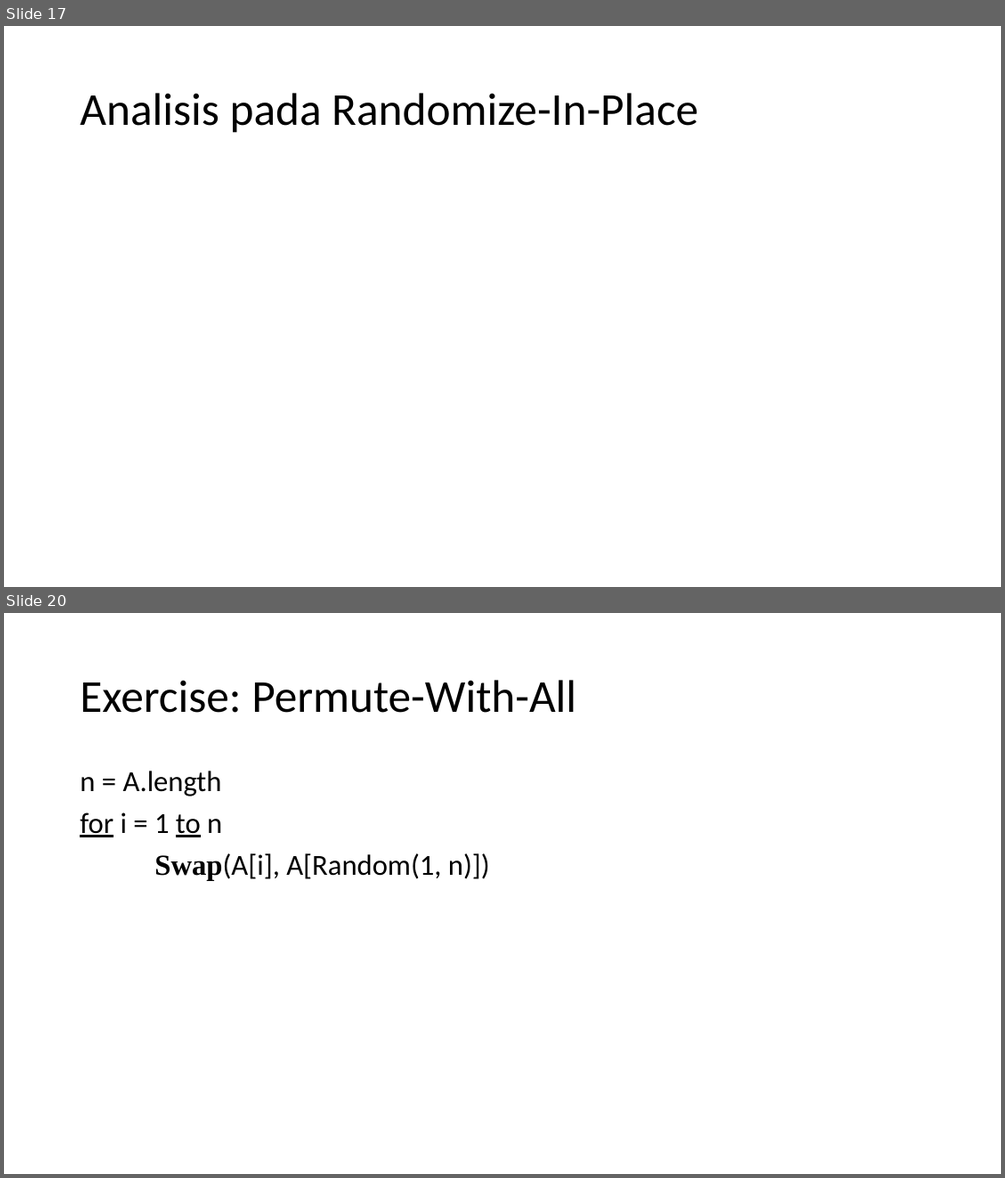
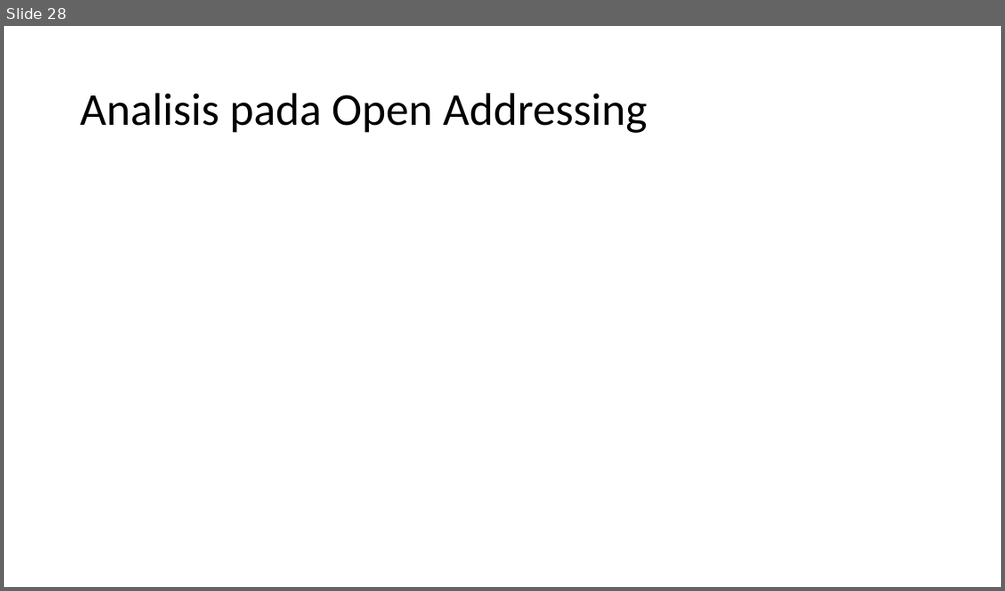
Before and after one commit to anwari32/books, a slide deck: Computer Science & Informatics/IF5020 Algoritma dan Pemrograman/23520050 Muhammad Anwari Leksono.pptx. Shown one above the other, each under a label of ours: slides 17 and 20 before the commit, slide 28 after it; the slides between them are not shown. The pictures are 1005x1178 and 1005x591 pixels, drawn with LibreOffice and Linux fonts; fonts in the diff are those of the drawing; grey boxes stand for pictures. Boxes give left, top, right and bottom in pixels: in the first picture for what was removed or moved away, otherwise in the second. Text is boxed around its words. In the diff, an @@ line names an element or a change of style, - is before the commit and + after.

```diff
--- a/Computer Science & Informatics/IF5020 Algoritma dan Pemrograman/23520050 Muhammad Anwari Leksono.pptx
+++ b/Computer Science & Informatics/IF5020 Algoritma dan Pemrograman/23520050 Muhammad Anwari Leksono.pptx
@@ slide 20 removed at (x1=4, y1=613, x2=1001, y2=1174), background #FFFFFF @@
@@ title removed at (x1=80, y1=680, x2=576, y2=713) @@
-Exercise: Permute-With-All
@@ text removed at (x1=80, y1=771, x2=490, y2=880) @@
-n = A.length
-for i = 1 to n
-Swap(A[i], A[Random(1, n)])
@@ what was slide 17 is now slide 28 @@
@@ slide 28 changed as well @@
@@ title at (x1=80, y1=93, x2=647, y2=133): text changed @@
-Analisis pada Randomize-In-Place
+Analisis pada Open Addressing
```
Also in this commit, not shown: 3 other slides changed, 29 slides added, 13 other slides removed, 28 other files.
